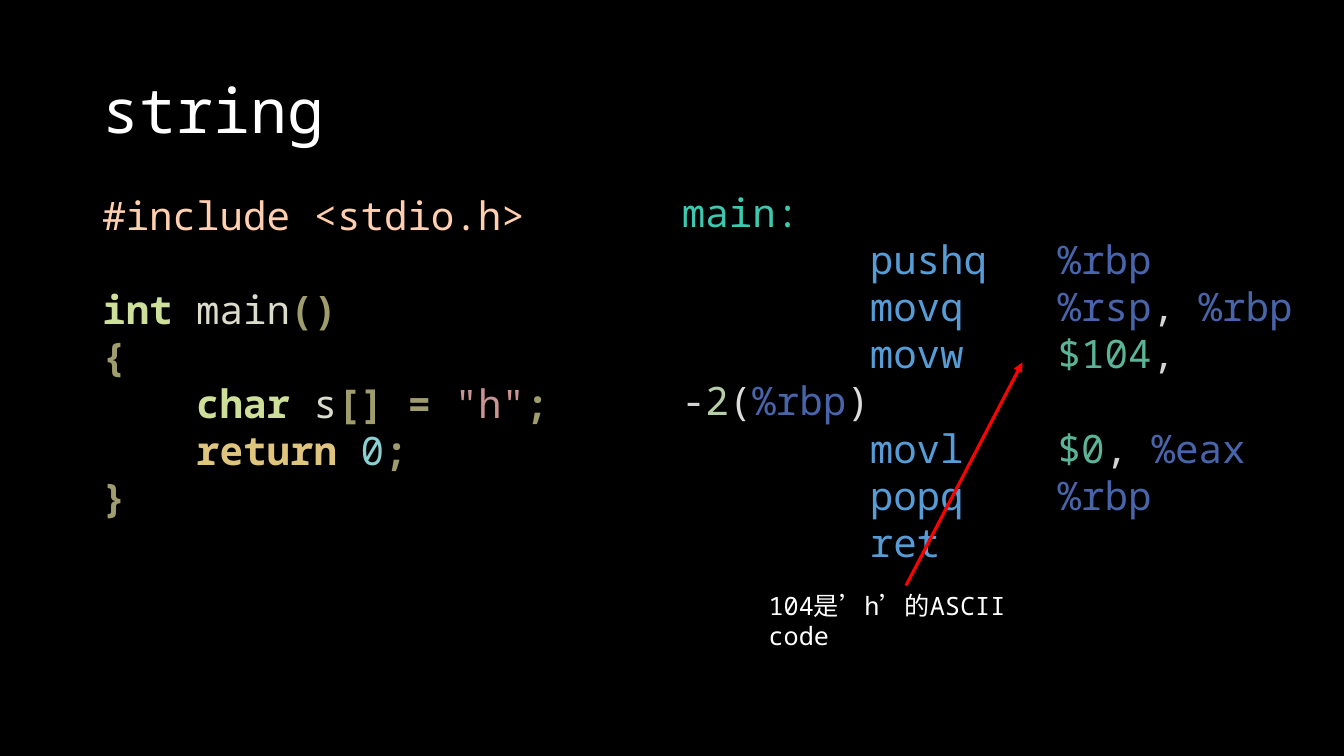
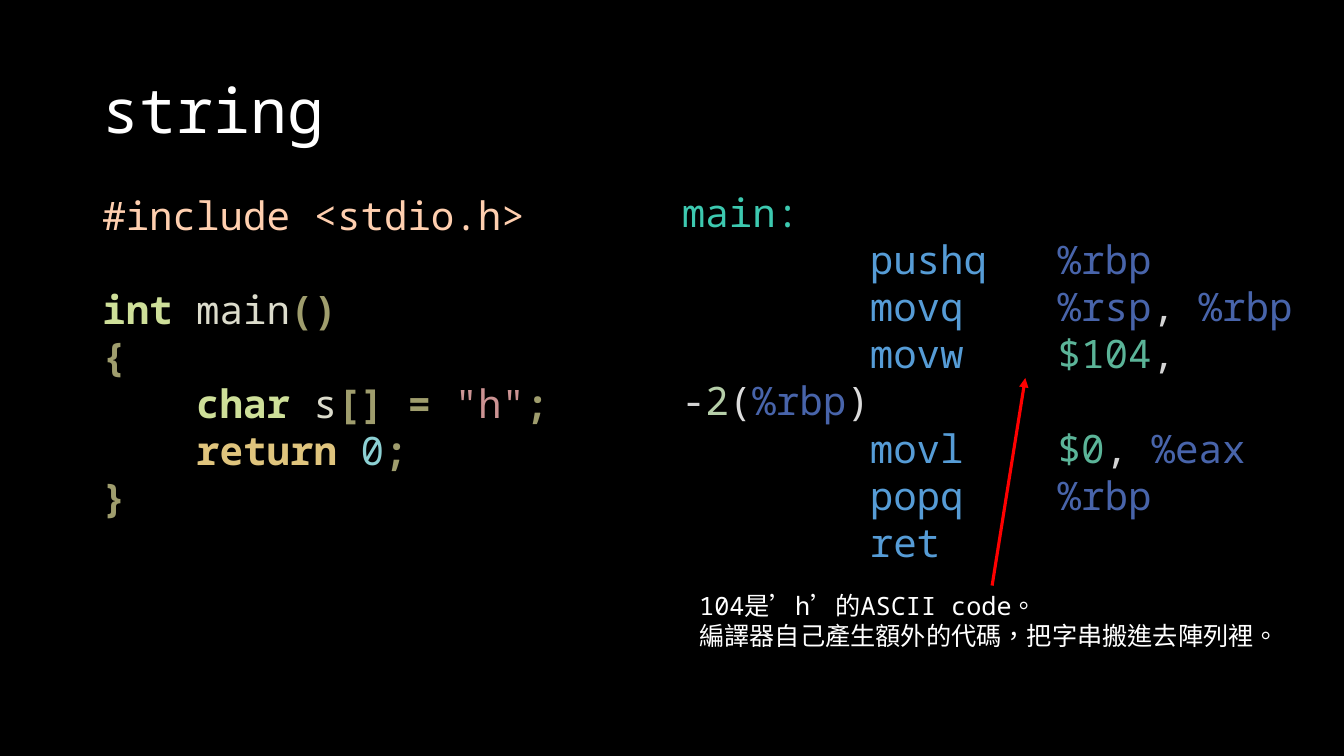
Before and after one commit to OEmiliatanO/those_c_prog_didnt_teach, a slide deck: slide 93 of Ch2/Ch2-pointer & array.pptx (slide 76 before the commit). Drawn at 1344x756 pixels with LibreOffice and Linux fonts; fonts in the diff are those of the drawing. Boxes give left, top, right and bottom in pixels: in the first picture for what was removed or moved away, otherwise in the second. Text is boxed around its words. In the diff, an @@ line names an element or a change of style, - is before the commit and + after.

Commit message:
update Ch2 ppt

```diff
--- a/Ch2/Ch2-pointer & array.pptx
+++ b/Ch2/Ch2-pointer & array.pptx
@@ arrow moved from (906, 586) - (1022, 363) to (992, 586) - (1025, 378) @@
@@ text at [699, 593, 1279, 647]: text changed @@
-104是’h’的ASCII code
+104是’h’的ASCII code。
+編譯器自己產生額外的代碼，把字串搬進去陣列裡。
```
Also in this commit, not shown: 5 other slides changed, 18 slides added.
